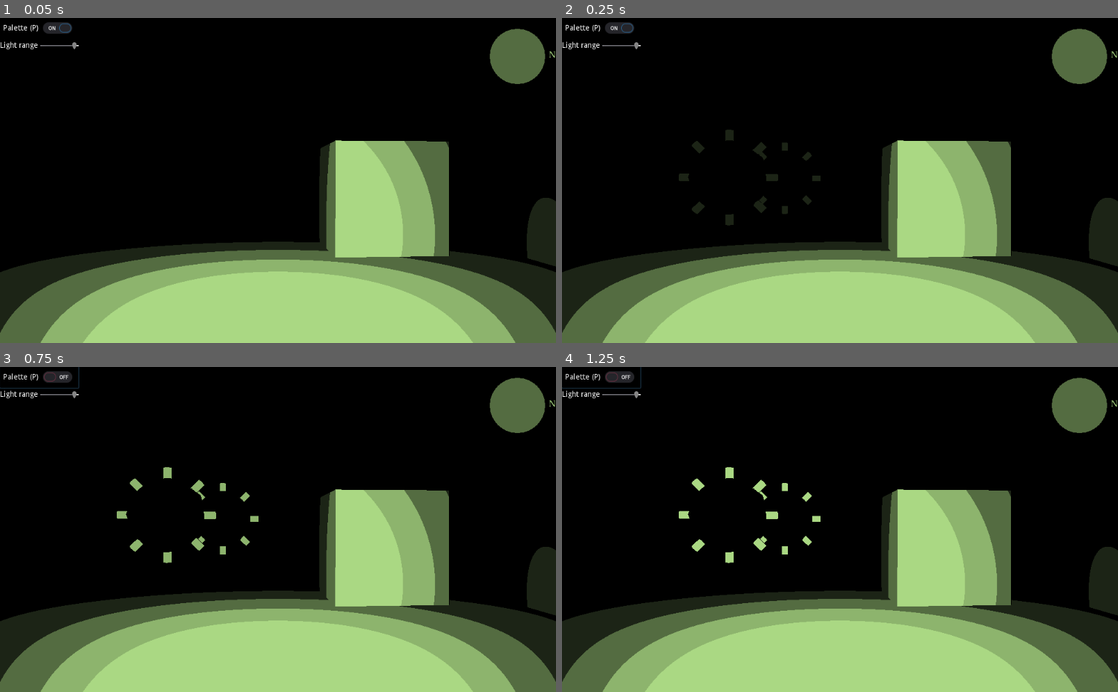
Above: before the commit, frames 1-4 (two rows, left to right).
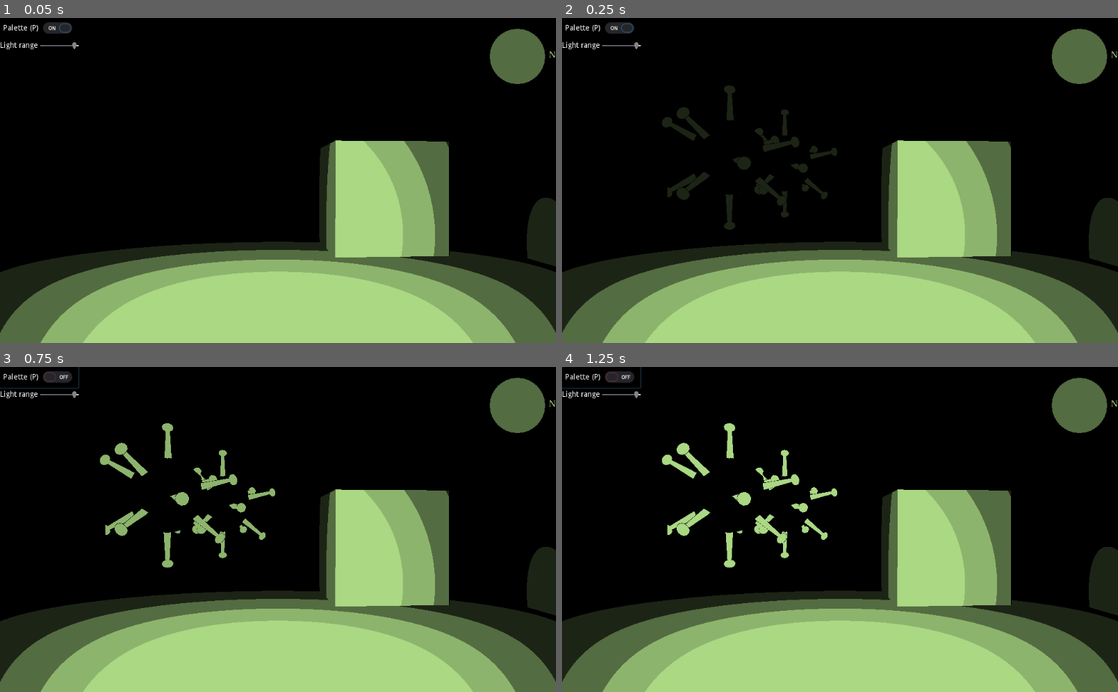
Above: after the commit, the same moments.

Repository: gilzoide/1JAM-RETRO
Game: Godot game, scene res://Main.tscn
The game is run twice, just before and just after one commit, with the same random seed, the same clock (stepped at 60 frames per second) and the same inputs.
Inputs:
- Up to frame 1 (0.05 s): no input
- Up to frame 2 (0.25 s): no input
- Up to frame 3 (0.75 s): click "Palette (P)" at 0.5 s
- Up to frame 4 (1.25 s): no input

Frame 1 is identical in both runs. In frame 2, 1.9% of the frame differs, in the area x 18-50%, y 20-66%; in frame 3, 2.2%; in frame 4, 2.2%, in the area x 17-50%, y 17-62%.
Error in both runs: Trying to assign value of type 'Control' to a variable of type 'ViewportContainer'. (res://Control/Options.gd:4)

Commit message:
Apply smooth shading to virus model, fix virus animation edges

Diff:
--- a/Enemy/Virus.tscn
+++ b/Enemy/Virus.tscn
@@ -18,10 +18,10 @@
 tracks/0/imported = false
 tracks/0/enabled = true
 tracks/0/keys = {
-"times": PoolRealArray( 0, 0.3, 0.8, 1.2, 1.7, 2 ),
-"transitions": PoolRealArray( 1, 1, 1, 1, 1, 1 ),
+"times": PoolRealArray( 0.3, 0.8, 1.2, 1.7 ),
+"transitions": PoolRealArray( 1, 1, 1, 1 ),
 "update": 0,
-"values": [ Vector3( 0, 0, 0 ), Vector3( 0, 0, 0 ), Vector3( 0, 0.3, 0 ), Vector3( 0, 0.3, 0 ), Vector3( 0, 0, 0 ), Vector3( 0, 0, 0 ) ]
+"values": [ Vector3( 0, 0, 0 ), Vector3( 0, 0.3, 0 ), Vector3( 0, 0.3, 0 ), Vector3( 0, 0, 0 ) ]
 }
 tracks/1/type = "value"
 tracks/1/path = NodePath("CollisionShape:translation")
--- a/Levels/LevelTest.tscn
+++ b/Levels/LevelTest.tscn
@@ -41,7 +41,7 @@
 transform = Transform( 1, 0, 0, 0, 1, 0, 0, 0, 1, 2.78298, 0, 2.90337 )
 
 [node name="Virus" parent="." instance=ExtResource( 3 )]
-transform = Transform( 0.0871558, 0, -0.996195, 0, 1, 0, 0.996195, 0, 0.0871558, 0, 0.416425, -3.06286 )
+transform = Transform( 0.0871558, 0, -0.996195, 0, 1, 0, 0.996195, 0, 0.0871558, 0, 0.934919, -3.06286 )
 
 [node name="Virus2" parent="." instance=ExtResource( 3 )]
-transform = Transform( 0.0871558, 0, -0.996195, 0, 1, 0, 0.996195, 0, 0.0871558, -3.02725, 0.416425, -4.19607 )
+transform = Transform( 0.0871558, 0, -0.996195, 0, 1, 0, 0.996195, 0, 0.0871558, -3.02725, 0.934919, -4.19607 )
Not shown, changed: Enemy/Virus.obj
Not shown, changed: Enemy/Virus.blend
